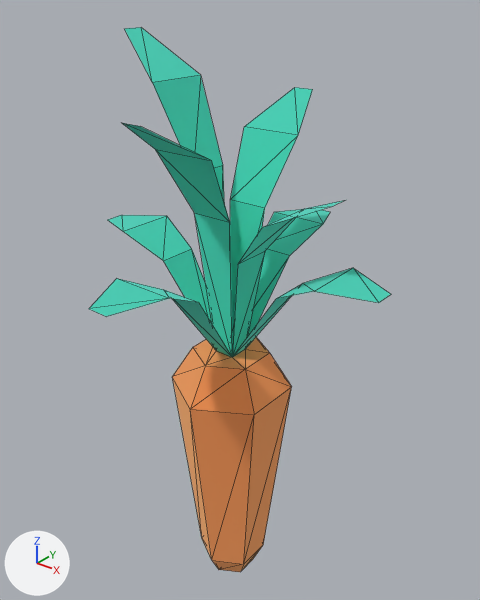
What one commit did to the glTF model public/models/nf2/nature/crop_carrot.glb.
Rendered twice from a 50 mm camera at (0.396, -0.479, 0.614) aimed at (-0.005, 0.022, 0.303). Lighting does not change. The marker at lower left points along +X, +Y and +Z. The picture after the commit comes second. Mesh edges are drawn as thin lines. Where no turn or scale is listed for an object, it has been applied to the vertices.

In view in the first picture: 'crop_carrot'.
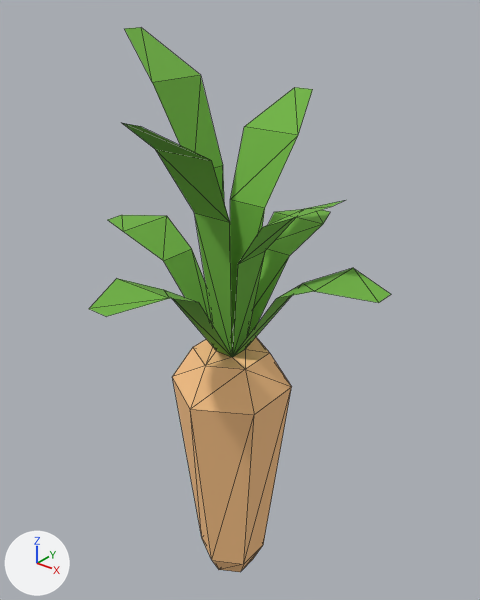
What differs and where, as boxes (x1, y1, x2, y2) in the pictures (480 x 600 px):
'crop_carrot', recoloured, surface changed
    both: (89, 27, 391, 572)

What changed in the scene script:
```text
Change mat_grass:
    mat_grass.metallic: 1.0 -> 0.0
    mat_grass.base_color: (0.173, 0.847, 0.722) -> (0.159, 0.451, 0.0513)  # cyan #73eddd -> green #6fb340
Change mat_leafsfall:
    mat_leafsfall.metallic: 1.0 -> 0.0
Remove ob_tmpparent:
    ob_tmpparent = bpy.data.objects.new('tmpParent', None)
    ob_tmpparent.location = (0.0, 0.0, 0.0)
```
